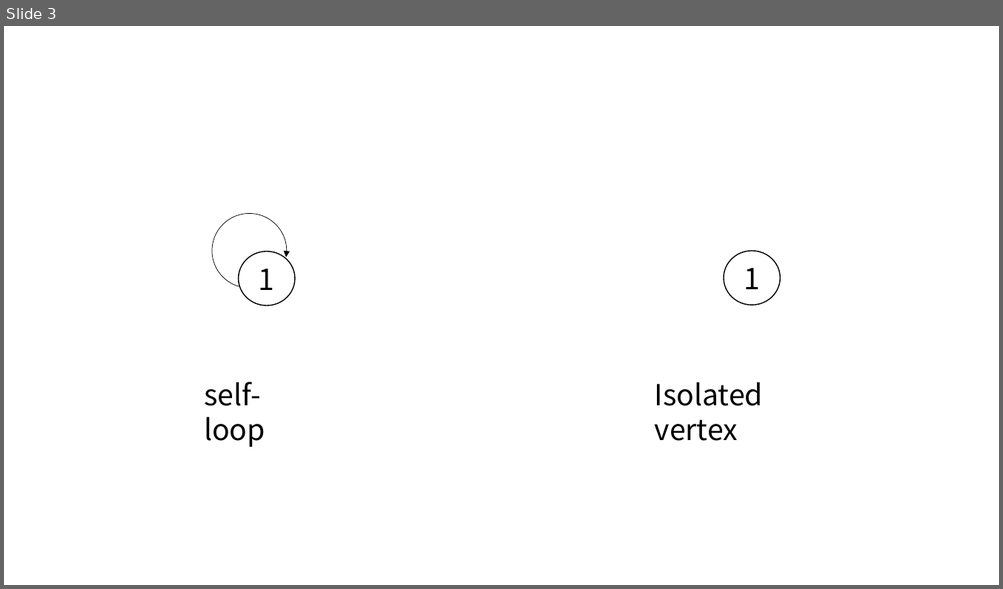
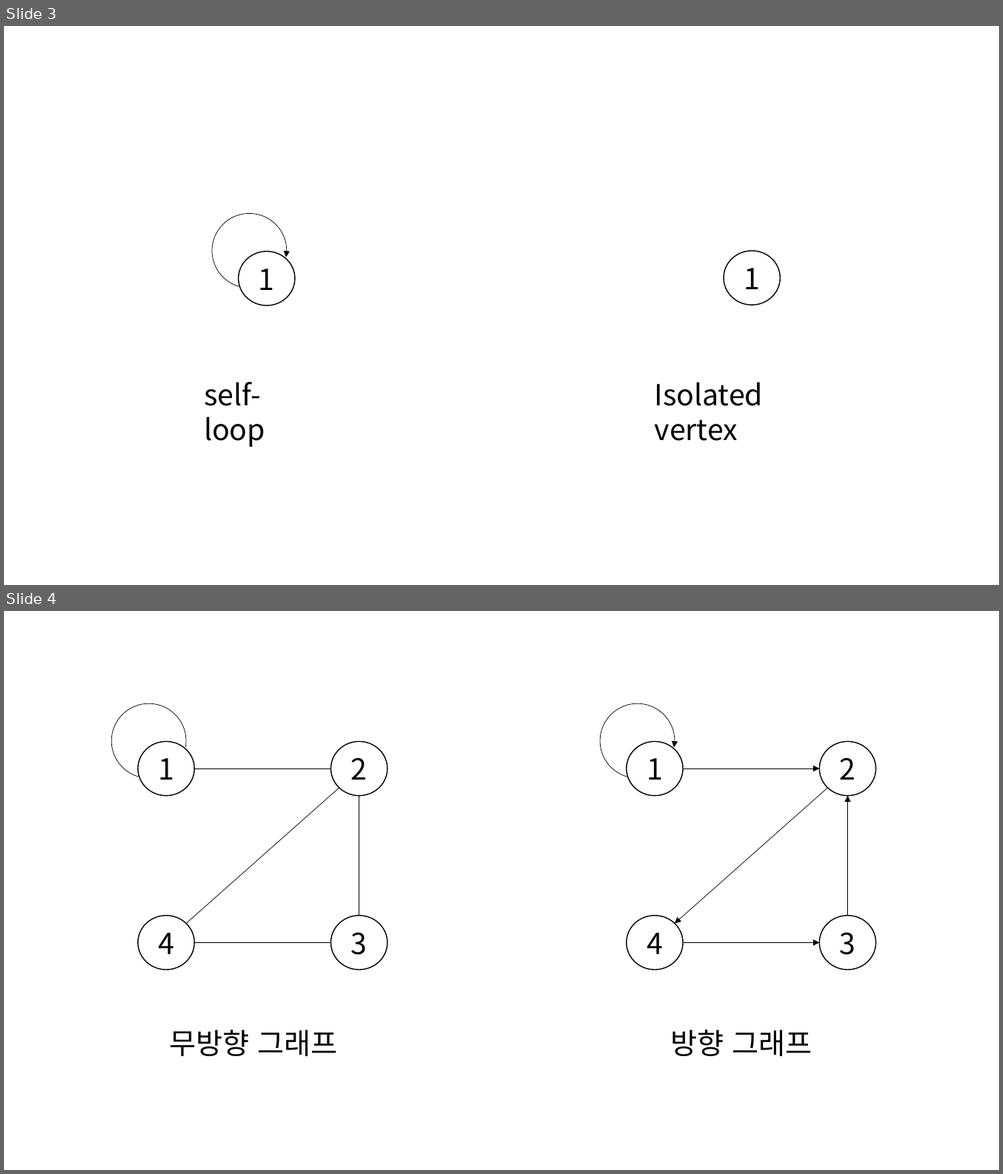
Before and after one commit to glitter1221/algorithm, a slide deck: graph/graph.pptx. Shown one above the other, each under a label of ours: slide 3 before the commit, slides 3 and 4 after it. The pictures are 1003x589 and 1003x1174 pixels, drawn with LibreOffice and Linux fonts; fonts in the diff are those of the drawing. Boxes give left, top, right and bottom in pixels: in the first picture for what was removed or moved away, otherwise in the second. Text is boxed around its words. In the diff, an @@ line names an element or a change of style, - is before the commit and + after.

```diff
--- a/graph/graph.pptx
+++ b/graph/graph.pptx
@@ slide 4 added at [4,611,999,1170], background #FFFFFF @@
@@ arc (boxed as its full ellipse) added at [111,703,186,778], outline #000000 0.5 pt @@
@@ arc (boxed as its full ellipse) added at [600,703,674,778], outline #000000 0.5 pt @@
@@ ellipse added at [137,741,194,796], outline #000000 1 pt, 28 pt, text #000000 @@
+1
@@ ellipse added at [331,741,387,796], outline #000000 1 pt, 28 pt, text #000000 @@
+2
@@ ellipse added at [626,741,683,796], outline #000000 1 pt, 28 pt, text #000000 @@
+1
@@ ellipse added at [819,741,876,796], outline #000000 1 pt, 28 pt, text #000000 @@
+2
@@ line added from (186, 923) to (339, 788), #000000 0.5 pt @@
@@ line added from (194, 769) to (331, 769), #000000 0.5 pt @@
@@ arrow added from (828, 788) to (674, 923), #000000 0.5 pt @@
@@ arrow added from (683, 769) to (819, 769), #000000 0.5 pt @@
@@ line added from (359, 796) to (359, 915), #000000 0.5 pt @@
@@ arrow added from (848, 915) to (848, 796), #000000 0.5 pt @@
@@ ellipse added at [137,915,194,970], outline #000000 1 pt, 28 pt, text #000000 @@
+4
@@ ellipse added at [331,915,387,970], outline #000000 1 pt, 28 pt, text #000000 @@
+3
@@ ellipse added at [626,915,683,970], outline #000000 1 pt, 28 pt, text #000000 @@
+4
@@ ellipse added at [819,915,876,970], outline #000000 1 pt, 28 pt, text #000000 @@
+3
@@ line added from (194, 943) to (331, 943), #000000 0.5 pt @@
@@ arrow added from (683, 943) to (819, 943), #000000 0.5 pt @@
@@ text added at [169,1030,337,1056], 28 pt, text #000000 @@
+무방향 그래프
@@ text added at [671,1030,812,1056], 28 pt, text #000000 @@
+방향 그래프
```
Also in this commit, not shown: 1 slide changed, 3 other slides added, 5 other files.
